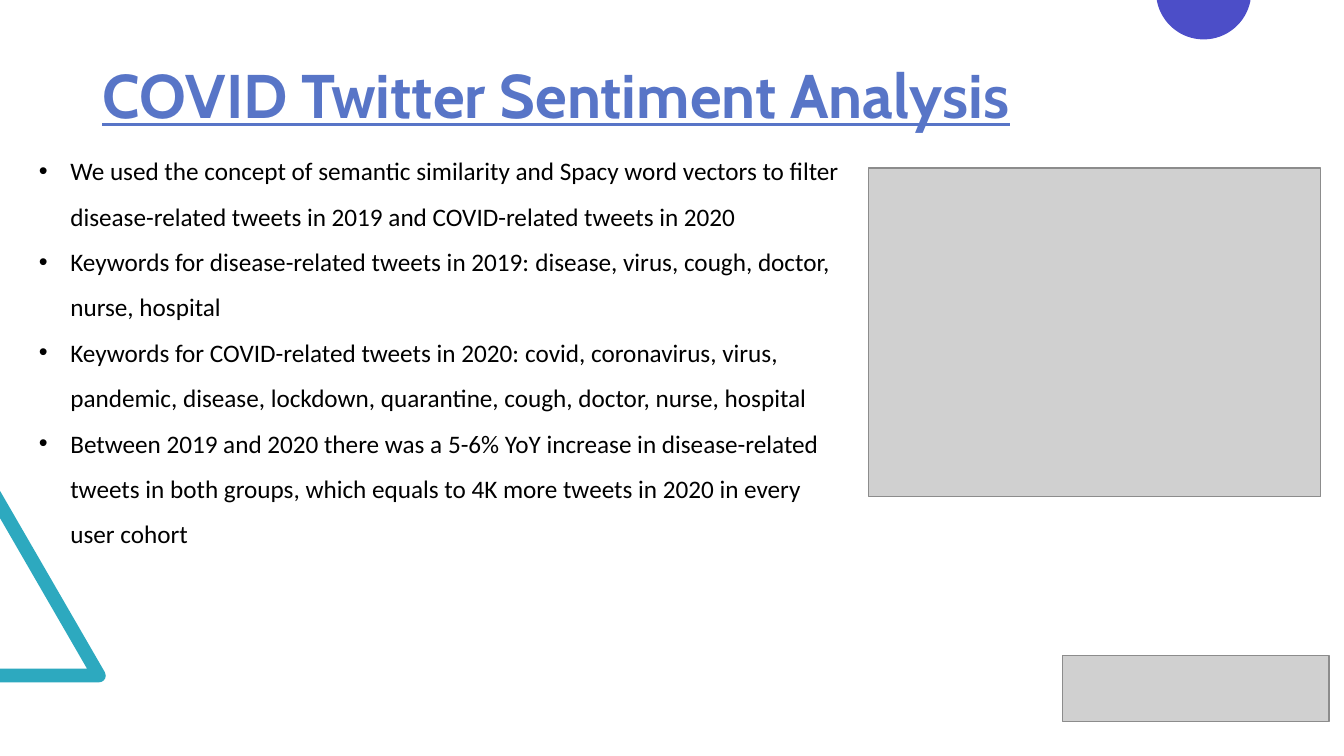
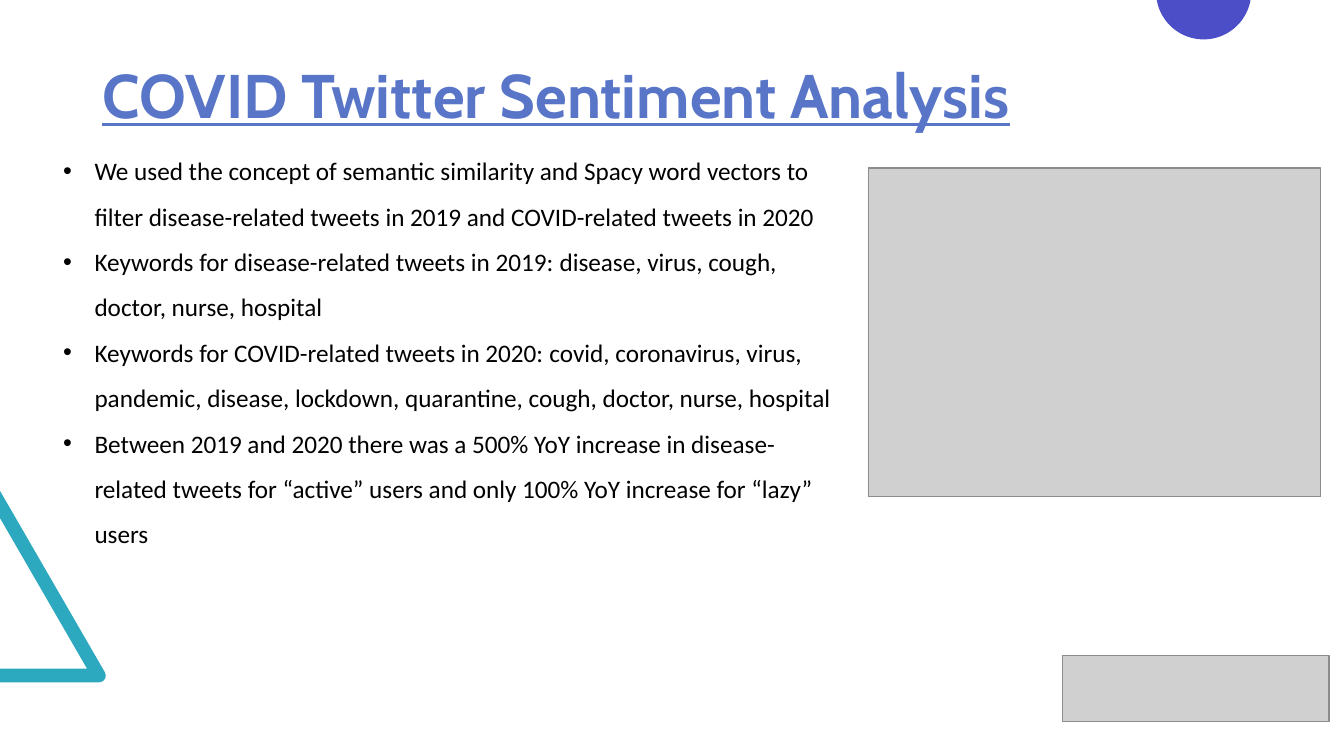
Before and after one commit to a-kantur/Springboard, a slide deck: slide 11 of Capstone Project 2/Capstone 2 Slides.pptx. Drawn at 1344x756 pixels with LibreOffice and Linux fonts; fonts in the diff are those of the drawing; grey boxes stand for pictures. Boxes give left, top, right and bottom in pixels: in the first picture for what was removed or moved away, otherwise in the second. Text is boxed around its words. In the diff, an @@ line names an element or a change of style, - is before the commit and + after.

```diff
--- a/Capstone Project 2/Capstone 2 Slides.pptx
+++ b/Capstone Project 2/Capstone 2 Slides.pptx
@@ text "We used the concept of ...": place and size @@
-text "We used the concept of ..." at (70,162,839,544)
+text "We used the concept of ..." at (95,162,830,544)
@@ text at (95,435,812,544): text changed @@
-• Between 2019 and 2020 there was a 5-6% YoY increase in disease-related tweets in both groups, which equals to 4K more tweets in 2020 in every user cohort
+• Between 2019 and 2020 there was a 500% YoY increase in disease-related tweets for “active” users and only 100% YoY increase for “lazy” users
```
Also in this commit, not shown: 4 other slides changed, 3 other files.
